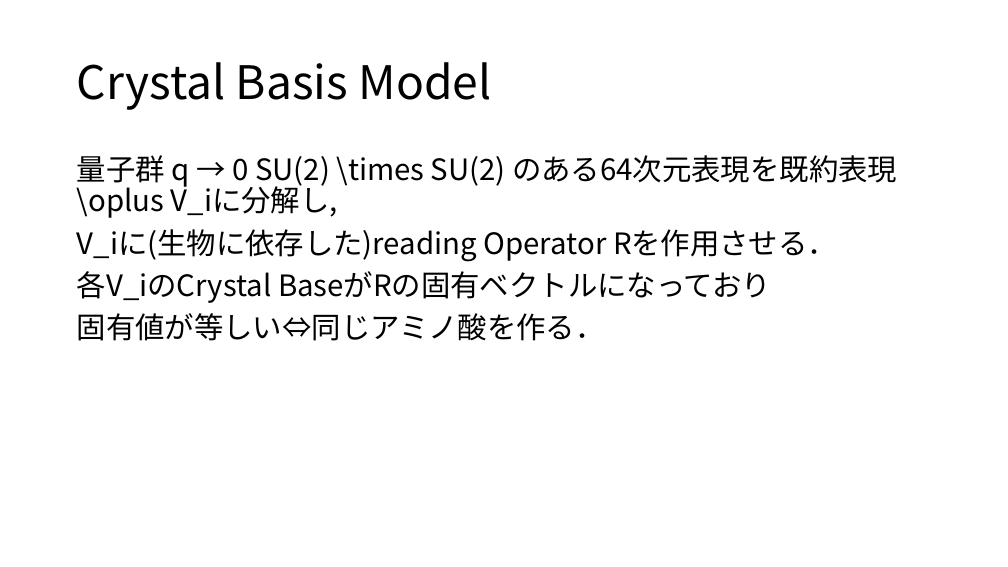
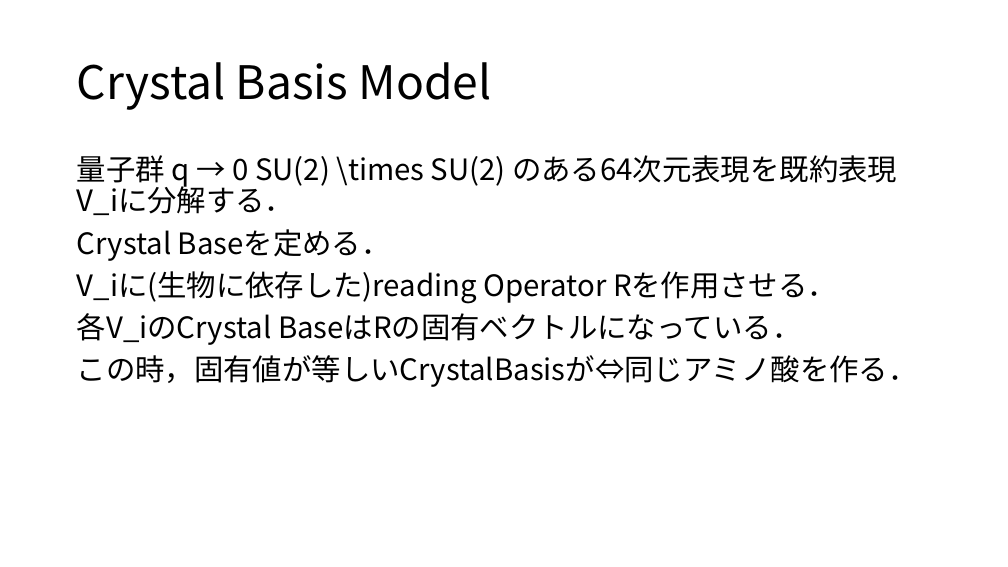
Before and after one commit to tttaaaa/Work, a slide deck: slide 11 of seminare/math_cafe/20170225/CrystalBasisModel.pptx (slide 10 before the commit). Drawn at 1008x567 pixels with LibreOffice and Linux fonts; fonts in the diff are those of the drawing. Boxes give left, top, right and bottom in pixels: in the first picture for what was removed or moved away, otherwise in the second. Text is boxed around its words. In the diff, an @@ line names an element or a change of style, - is before the commit and + after.

```diff
--- a/seminare/math_cafe/20170225/CrystalBasisModel.pptx
+++ b/seminare/math_cafe/20170225/CrystalBasisModel.pptx
@@ text at [77, 155, 897, 261]: text changed @@
-量子群 q → 0 SU(2) \times SU(2) のある64次元表現を既約表現\oplus V_iに分解し,
+量子群 q → 0 SU(2) \times SU(2) のある64次元表現を既約表現V_iに分解する．
+Crystal Baseを定める．
@@ text at [77, 313, 918, 387]: text changed @@
-各V_iのCrystal BaseがRの固有ベクトルになっており
-固有値が等しい⇔同じアミノ酸を作る．
+各V_iのCrystal BaseはRの固有ベクトルになっている．
+この時，固有値が等しいCrystalBasisが⇔同じアミノ酸を作る．
```
Also in this commit, not shown: 4 other slides changed, 1 slide added, 5 other files.
